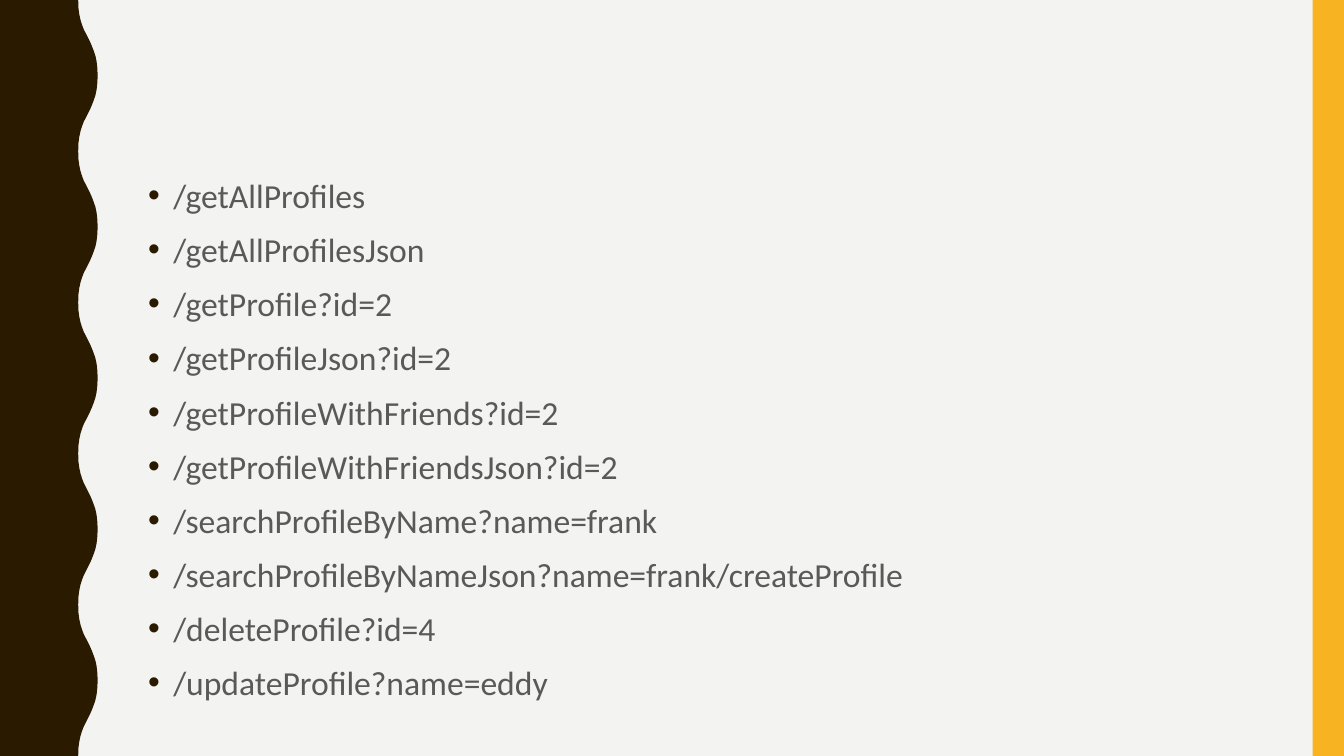
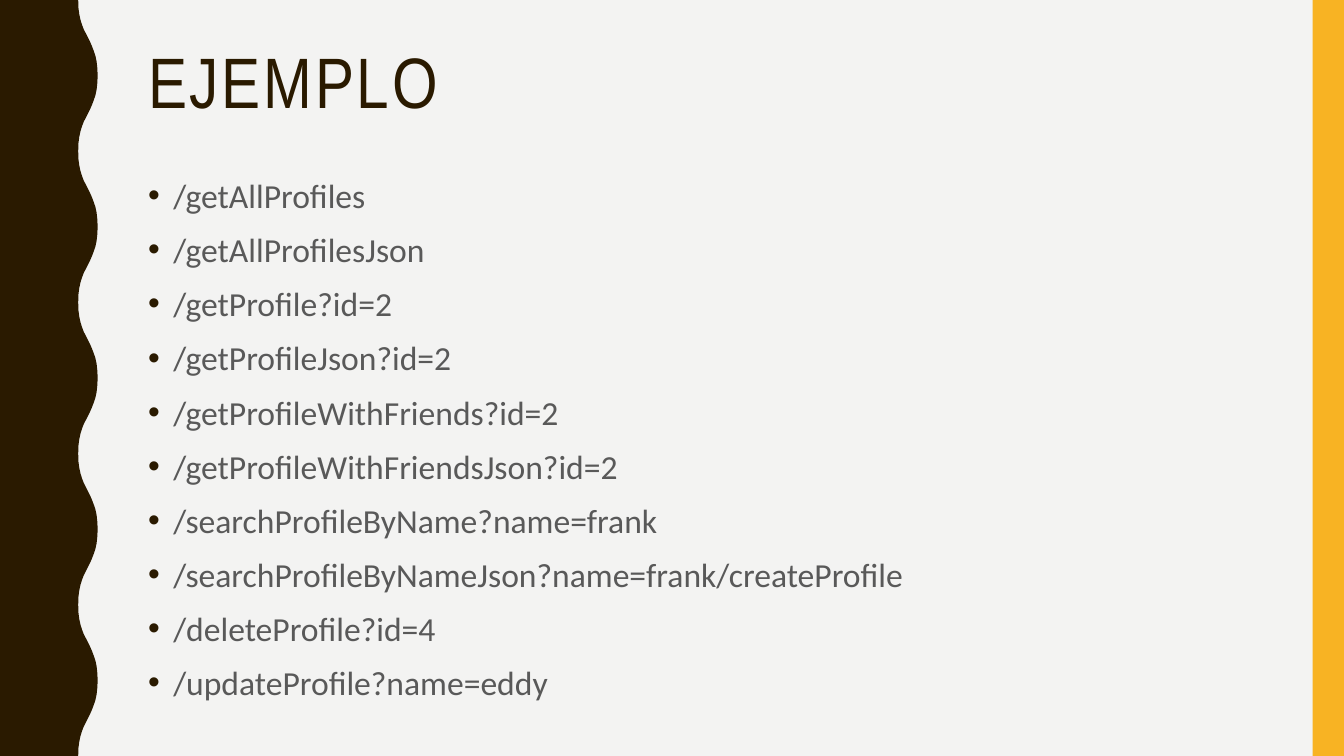
Before and after one commit to crisgon123/backend.tecsup3, a slide deck: slide 9 of Semana 12/Dia 4/WebAPI.pptx. Drawn at 1344x756 pixels with LibreOffice and Linux fonts; fonts in the diff are those of the drawing. Boxes give left, top, right and bottom in pixels: in the first picture for what was removed or moved away, otherwise in the second. Text is boxed around its words. In the diff, an @@ line names an element or a change of style, - is before the commit and + after.

```diff
--- a/Semana 12/Dia 4/WebAPI.pptx
+++ b/Semana 12/Dia 4/WebAPI.pptx
@@ title added at (148,58,438,109), 51 pt, text #2A1A00 @@
+EJEMPLO
```
Also in this commit, not shown: 3 other slides changed, 2 slides removed, 2 other files.
